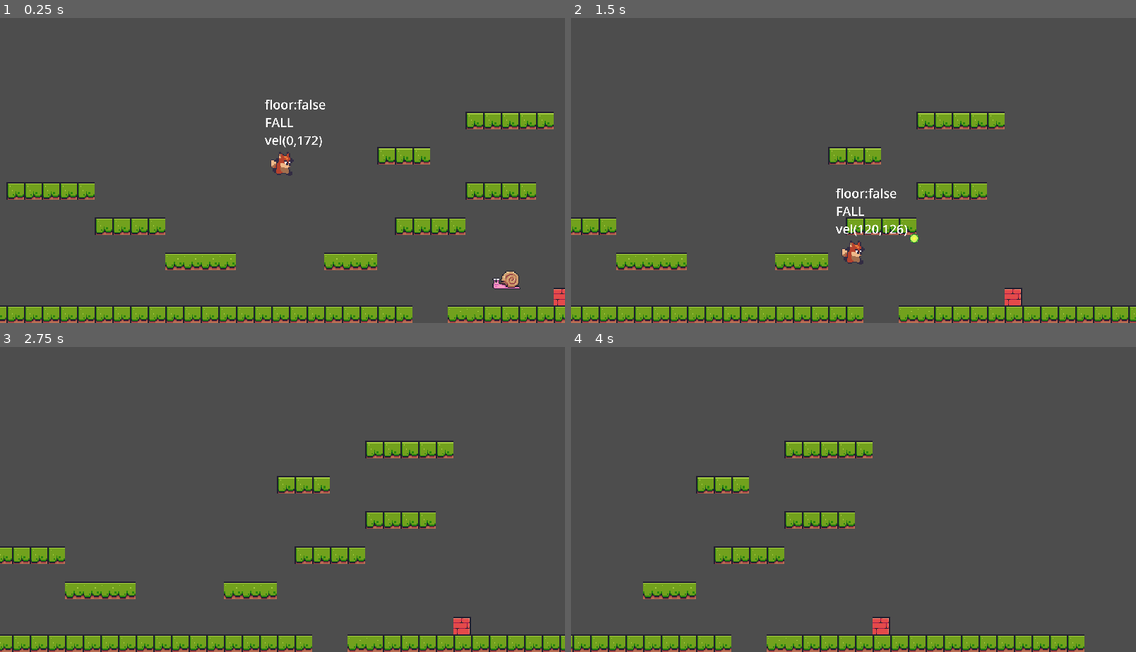
Above: before the commit, frames 1-4 (two rows, left to right).
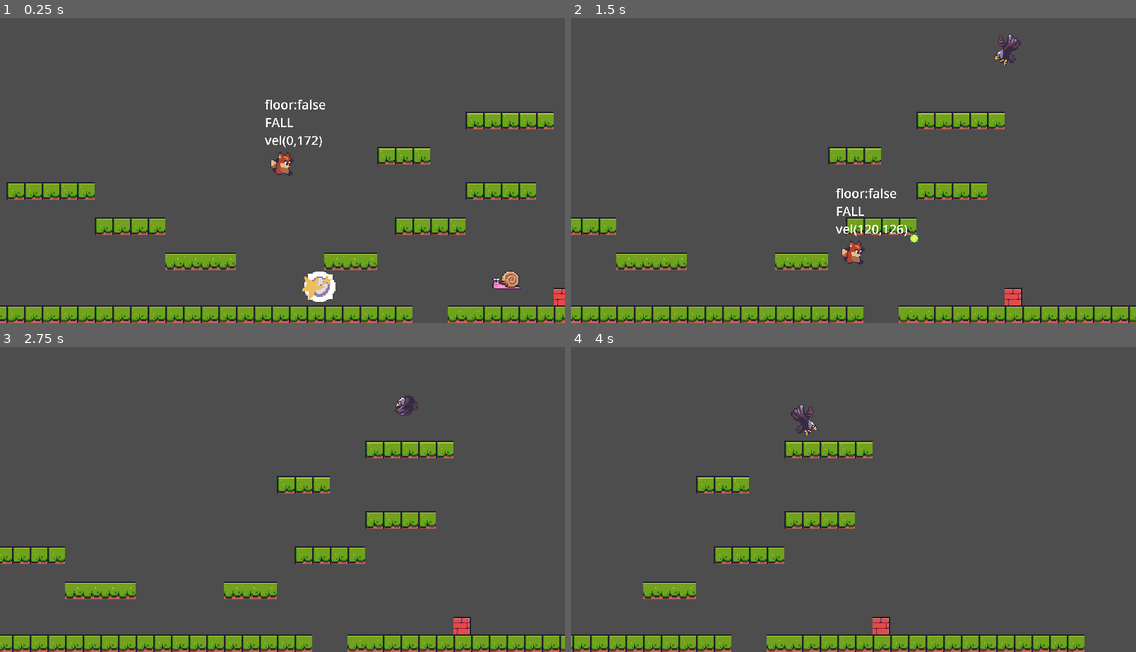
Above: after the commit, the same moments.

Repository: Babrakov/foxy-antics
Game: Godot game, scene res://scenes/level_base/level_base.tscn
Two runs of this game, one before a commit and one after it. Both use one fixed random seed, a clock stepped at 60 frames per second and the inputs below.
Inputs:
- Up to frame 1 (0.25 s): no input
- Up to frame 2 (1.5 s): hold Right (right) from 0.53 s (still down); tap Space (shoot) at 0.6, 1.35 s; tap Alt (jump) at 0.77 s
- Up to frame 3 (2.75 s): tap Alt (jump) at 1.52 s; release Right (right) at 2.03 s; hold Left (left) from 2.03 s (still down); tap Space (shoot) at 2.1 s
- Up to frame 4 (4 s): release Left (left) at 2.78 s; hold Right (right) from 2.78 s (still down); tap Space (shoot) at 2.85, 3.6 s; tap Alt (jump) at 3.02, 3.77 s

The runs differ from the first frame. In frame 1, 0.5% of the frame differs, in the area x 53-60%, y 83-94%; in frame 2, 0.3%; in frame 3, 0.2%; in frame 4, 0.3%.

Commit message:
Explosion

Diff:
--- /dev/null
+++ b/scenes/enemies/eagle.gd
@@ -0,0 +1,41 @@
+extends EnemyBase
+
+@onready var animated_sprite_2d: AnimatedSprite2D = $AnimatedSprite2D
+@onready var shooter: Shooter = $Shooter
+@onready var player_detector: RayCast2D = $PlayerDetector
+@onready var direction_timer: Timer = $DirectionTimer
+
+const FLY_SPEED: Vector2 = Vector2(35,15)
+
+var _fly_direction: Vector2 = Vector2.ZERO
+
+# Called every frame. 'delta' is the elapsed time since the previous frame.
+func _physics_process(delta: float) -> void:
+	super._physics_process(delta)
+	velocity = _fly_direction
+	move_and_slide()
+	shoot()
+
+func shoot() -> void:
+	if player_detector.is_colliding() == true:
+		shooter.shoot(
+			global_position.direction_to(
+				_player_ref.global_position
+			)
+		)
+
+func fly_to_player() -> void:
+	var x_dir = sign(_player_ref.global_position.x - global_position.x)
+	if x_dir > 0:
+		animated_sprite_2d.flip_h = true
+	else:
+		animated_sprite_2d.flip_h = false
+	_fly_direction = Vector2(x_dir,1) * FLY_SPEED
+
+func _on_direction_timer_timeout() -> void:
+	fly_to_player()
+
+func _on_visible_on_screen_notifier_2d_screen_entered() -> void:
+	animated_sprite_2d.play("fly")
+	direction_timer.start()
+	fly_to_player()
--- /dev/null
+++ b/scenes/enemies/eagle.tscn
@@ -0,0 +1,78 @@
+[gd_scene load_steps=12 format=3 uid="uid://dplhqmo21pa0r"]
+
+[ext_resource type="PackedScene" uid="uid://gda76frmvxec" path="res://scenes/enemy_base/enemy_base.tscn" id="1_sy7rr"]
+[ext_resource type="Script" path="res://scenes/enemies/eagle.gd" id="2_c0dpf"]
+[ext_resource type="Texture2D" uid="uid://2trnx8vhstbn" path="res://assets/enemies/eagle/eagle-attack.png" id="2_upjbl"]
+[ext_resource type="PackedScene" uid="uid://7udqnieqv7tt" path="res://scenes/shooter/shooter.tscn" id="3_eny8m"]
+
+[sub_resource type="AtlasTexture" id="AtlasTexture_e3l2j"]
+atlas = ExtResource("2_upjbl")
+region = Rect2(0, 0, 40, 41)
+
+[sub_resource type="AtlasTexture" id="AtlasTexture_fbg12"]
+atlas = ExtResource("2_upjbl")
+region = Rect2(40, 0, 40, 41)
+
+[sub_resource type="AtlasTexture" id="AtlasTexture_veqcj"]
+atlas = ExtResource("2_upjbl")
+region = Rect2(80, 0, 40, 41)
+
+[sub_resource type="AtlasTexture" id="AtlasTexture_u4lx0"]
+atlas = ExtResource("2_upjbl")
+region = Rect2(120, 0, 40, 41)
+
+[sub_resource type="SpriteFrames" id="SpriteFrames_1oul3"]
+animations = [{
+"frames": [{
+"duration": 1.0,
+"texture": SubResource("AtlasTexture_e3l2j")
+}, {
+"duration": 1.0,
+"texture": SubResource("AtlasTexture_fbg12")
+}, {
+"duration": 1.0,
+"texture": SubResource("AtlasTexture_veqcj")
+}, {
+"duration": 1.0,
+"texture": SubResource("AtlasTexture_u4lx0")
+}],
+"loop": true,
+"name": &"fly",
+"speed": 5.0
+}]
+
+[sub_resource type="CircleShape2D" id="CircleShape2D_jebtp"]
+
+[sub_resource type="CircleShape2D" id="CircleShape2D_61whs"]
+radius = 2.0
+
+[node name="Eagle" instance=ExtResource("1_sy7rr")]
+collision_mask = 0
+script = ExtResource("2_c0dpf")
+
+[node name="AnimatedSprite2D" parent="." index="1"]
+sprite_frames = SubResource("SpriteFrames_1oul3")
+animation = &"fly"
+
+[node name="CollisionShape2D" parent="HitBox" index="0"]
+shape = SubResource("CircleShape2D_jebtp")
+
+[node name="CollisionShape2D" parent="." index="3"]
+shape = SubResource("CircleShape2D_61whs")
+
+[node name="DirectionTimer" type="Timer" parent="." index="4"]
+wait_time = 3.0
+
+[node name="PlayerDetector" type="RayCast2D" parent="." index="5"]
+target_position = Vector2(0, 300)
+collision_mask = 2
+collide_with_areas = true
+collide_with_bodies = false
+
+[node name="Shooter" parent="." index="6" instance=ExtResource("3_eny8m")]
+speed = 3.0
+life_span = 2.0
+bullet_key = 3
+shoot_delay = 1.5
+
+[connection signal="timeout" from="DirectionTimer" to="." method="_on_direction_timer_timeout"]
--- /dev/null
+++ b/scenes/explosion/explosion.tscn
@@ -0,0 +1,83 @@
+[gd_scene load_steps=6 format=3 uid="uid://dtxqlvwffsot5"]
+
+[ext_resource type="Texture2D" uid="uid://cuide1xk87l07" path="res://assets/explosion/enemy-deadth.png" id="1_53ejj"]
+[ext_resource type="AudioStream" uid="uid://dy6k3v4bbpcbw" path="res://assets/sound/pickup3.ogg" id="2_gofly"]
+
+[sub_resource type="Animation" id="Animation_b0s8b"]
+resource_name = "explode"
+length = 0.7
+step = 0.1
+tracks/0/type = "audio"
+tracks/0/imported = false
+tracks/0/enabled = true
+tracks/0/path = NodePath("Sound")
+tracks/0/interp = 1
+tracks/0/loop_wrap = true
+tracks/0/keys = {
+"clips": [{
+"end_offset": 0.0,
+"start_offset": 0.0,
+"stream": ExtResource("2_gofly")
+}],
+"times": PackedFloat32Array(0.1)
+}
+tracks/0/use_blend = true
+tracks/1/type = "value"
+tracks/1/imported = false
+tracks/1/enabled = true
+tracks/1/path = NodePath(".:frame")
+tracks/1/interp = 1
+tracks/1/loop_wrap = true
+tracks/1/keys = {
+"times": PackedFloat32Array(0, 0.1, 0.2, 0.3, 0.4, 0.5),
+"transitions": PackedFloat32Array(1, 1, 1, 1, 1, 1),
+"update": 1,
+"values": [0, 1, 2, 3, 4, 5]
+}
+tracks/2/type = "method"
+tracks/2/imported = false
+tracks/2/enabled = true
+tracks/2/path = NodePath(".")
+tracks/2/interp = 1
+tracks/2/loop_wrap = true
+tracks/2/keys = {
+"times": PackedFloat32Array(0.7),
+"transitions": PackedFloat32Array(1),
+"values": [{
+"args": [],
+"method": &"queue_free"
+}]
+}
+
+[sub_resource type="Animation" id="Animation_idixm"]
+length = 0.001
+tracks/0/type = "value"
+tracks/0/imported = false
+tracks/0/enabled = true
+tracks/0/path = NodePath(".:frame")
+tracks/0/interp = 1
+tracks/0/loop_wrap = true
+tracks/0/keys = {
+"times": PackedFloat32Array(0),
+"transitions": PackedFloat32Array(1),
+"update": 1,
+"values": [0]
+}
+
+[sub_resource type="AnimationLibrary" id="AnimationLibrary_fmweh"]
+_data = {
+"RESET": SubResource("Animation_idixm"),
+"explode": SubResource("Animation_b0s8b")
+}
+
+[node name="Explosion" type="Sprite2D"]
+texture = ExtResource("1_53ejj")
+hframes = 6
+
+[node name="AnimationPlayer" type="AnimationPlayer" parent="."]
+libraries = {
+"": SubResource("AnimationLibrary_fmweh")
+}
+autoplay = "explode"
+
+[node name="Sound" type="AudioStreamPlayer2D" parent="."]
--- a/scenes/level_base/level_base.tscn
+++ b/scenes/level_base/level_base.tscn
@@ -6,6 +6,8 @@
 [ext_resource type="PackedScene" uid="uid://dhji6a3fby8b5" path="res://scenes/enemies/snail.tscn" id="5_c2utq"]
 [ext_resource type="PackedScene" uid="uid://c2qt26b34s5e2" path="res://scenes/object_maker/object_maker.tscn" id="5_ijcc6"]
 [ext_resource type="PackedScene" uid="uid://bw5wbrq5gg2ng" path="res://scenes/enemies/frog.tscn" id="6_jamsc"]
+[ext_resource type="PackedScene" uid="uid://dplhqmo21pa0r" path="res://scenes/enemies/eagle.tscn" id="7_414nb"]
+[ext_resource type="PackedScene" uid="uid://dtxqlvwffsot5" path="res://scenes/explosion/explosion.tscn" id="8_y7y7t"]
 
 [sub_resource type="TileSetAtlasSource" id="TileSetAtlasSource_oavpr"]
 texture = ExtResource("1_6hlfd")
@@ -254,3 +256,9 @@
 
 [node name="Frog" parent="Enemies" instance=ExtResource("6_jamsc")]
 position = Vector2(-189, -168)
+
+[node name="Eagle" parent="Enemies" instance=ExtResource("7_414nb")]
+position = Vector2(384, -260)
+
+[node name="Explosion" parent="." instance=ExtResource("8_y7y7t")]
+position = Vector2(140, -34)
--- a/scenes/player/player.tscn
+++ b/scenes/player/player.tscn
@@ -121,6 +121,10 @@
 [sub_resource type="RectangleShape2D" id="RectangleShape2D_wjub8"]
 size = Vector2(10, 18)
 
+[sub_resource type="CapsuleShape2D" id="CapsuleShape2D_41nmu"]
+radius = 6.0
+height = 18.0
+
 [node name="Player" type="CharacterBody2D" groups=["Moveables", "Player"]]
 collision_layer = 0
 script = ExtResource("1_uo8s7")
@@ -154,3 +158,11 @@
 gsd"
 
 [node name="Shooter" parent="." instance=ExtResource("4_ngsqs")]
+
+[node name="HitBox" type="Area2D" parent="."]
+collision_layer = 2
+collision_mask = 20
+
+[node name="CollisionShape2D" type="CollisionShape2D" parent="HitBox"]
+position = Vector2(0, 5)
+shape = SubResource("CapsuleShape2D_41nmu")
Not shown: 1 places in scenes/level_base/level_base.tscn that only renumber resources
Not shown: 1 places in scenes/player/player.tscn that only renumber resources
